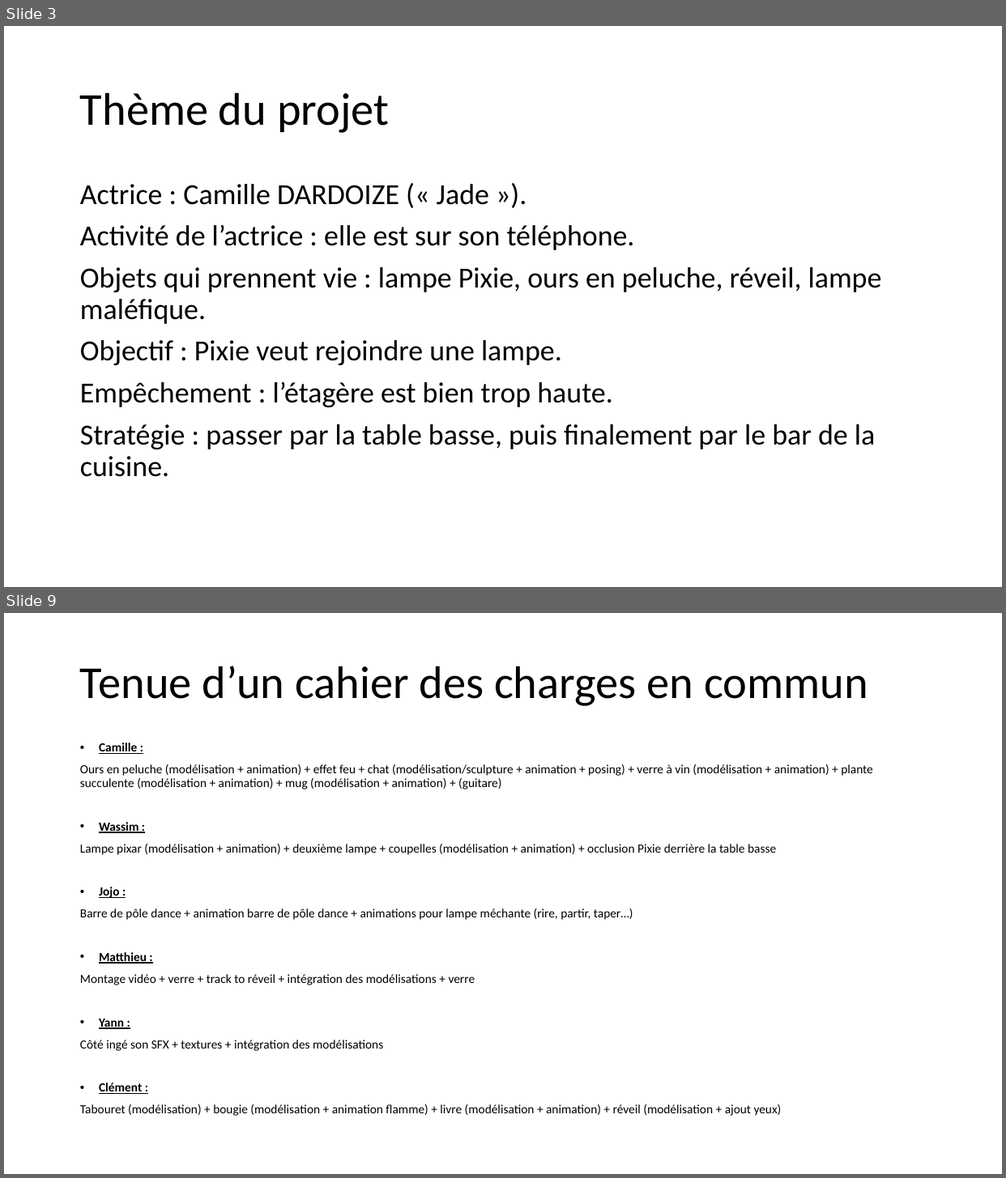
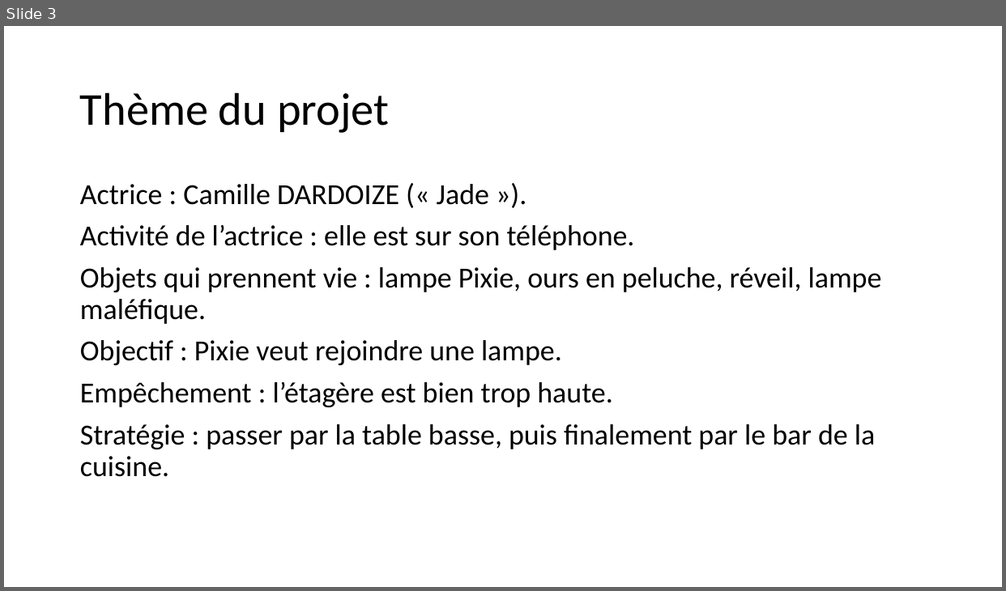
Before and after one commit to FC-Dijkstra/Minifilm_ImgWeb, a slide deck: Projet L3 Informatique_powerpointPrésentation (paslefinaljustecontenu).pptx. Shown one above the other, each under a label of ours: slides 3 and 9 before the commit, slide 3 after it; the slides between them are not shown. The pictures are 1006x1178 and 1006x591 pixels, drawn with LibreOffice and Linux fonts; fonts in the diff are those of the drawing. Boxes give left, top, right and bottom in pixels: in the first picture for what was removed or moved away, otherwise in the second. Text is boxed around its words. In the diff, an @@ line names an element or a change of style, - is before the commit and + after.

```diff
--- a/Projet L3 Informatique_powerpointPrésentation (paslefinaljustecontenu).pptx
+++ b/Projet L3 Informatique_powerpointPrésentation (paslefinaljustecontenu).pptx
@@ slide 9 removed at [4, 613, 1002, 1174], background #FFFFFF @@
@@ title removed at [80, 666, 868, 706] @@
-Tenue d’un cahier des charges en commun
@@ text removed at [80, 743, 873, 1116] @@
-• Camille :
-Ours en peluche (modélisation + animation) + effet feu + chat (modélisation/sculpture + animation + posing) + verre à vin (modélisation + animation) + plante succulente (modélisation + animation) + mug (modélisation + animation) + (guitare)
-• Wassim :
-Lampe pixar (modélisation + animation) + deuxième lampe + coupelles (modélisation + animation) + occlusion Pixie derrière la table basse
-• Jojo :
-Barre de pôle dance + animation barre de pôle dance + animations pour lampe méchante (rire, partir, taper…)
-• Matthieu :
-Montage vidéo + verre + track to réveil + intégration des modélisations + verre
-• Yann :
-Côté ingé son SFX + textures + intégration des modélisations
-• Clément :
-Tabouret (modélisation) + bougie (modélisation + animation flamme) + livre (modélisation + animation) + réveil (modélisation + ajout yeux)
```
Also in this commit, not shown: 5 slides changed, 10 slides added, 2 other slides removed.
